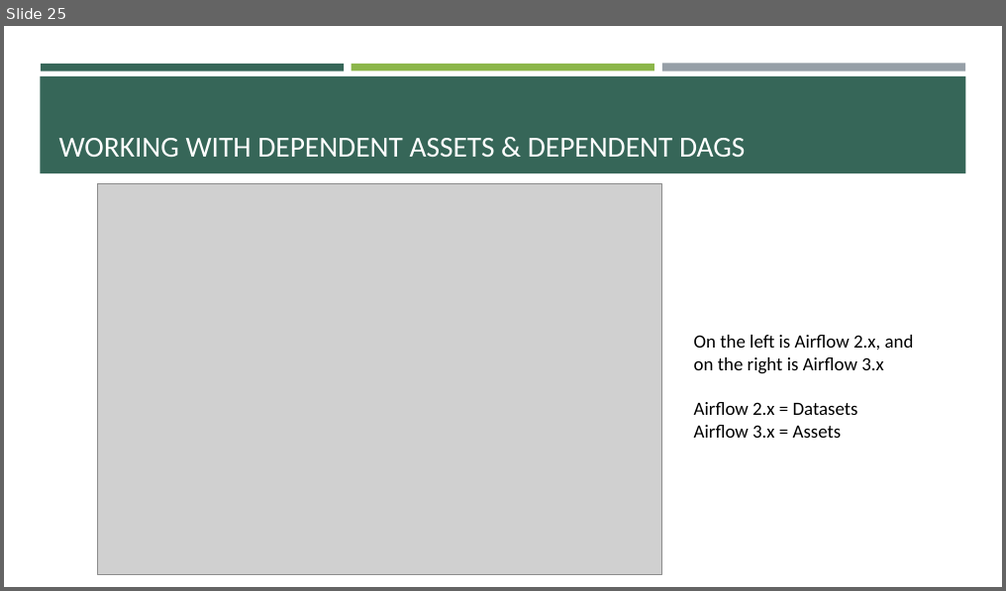
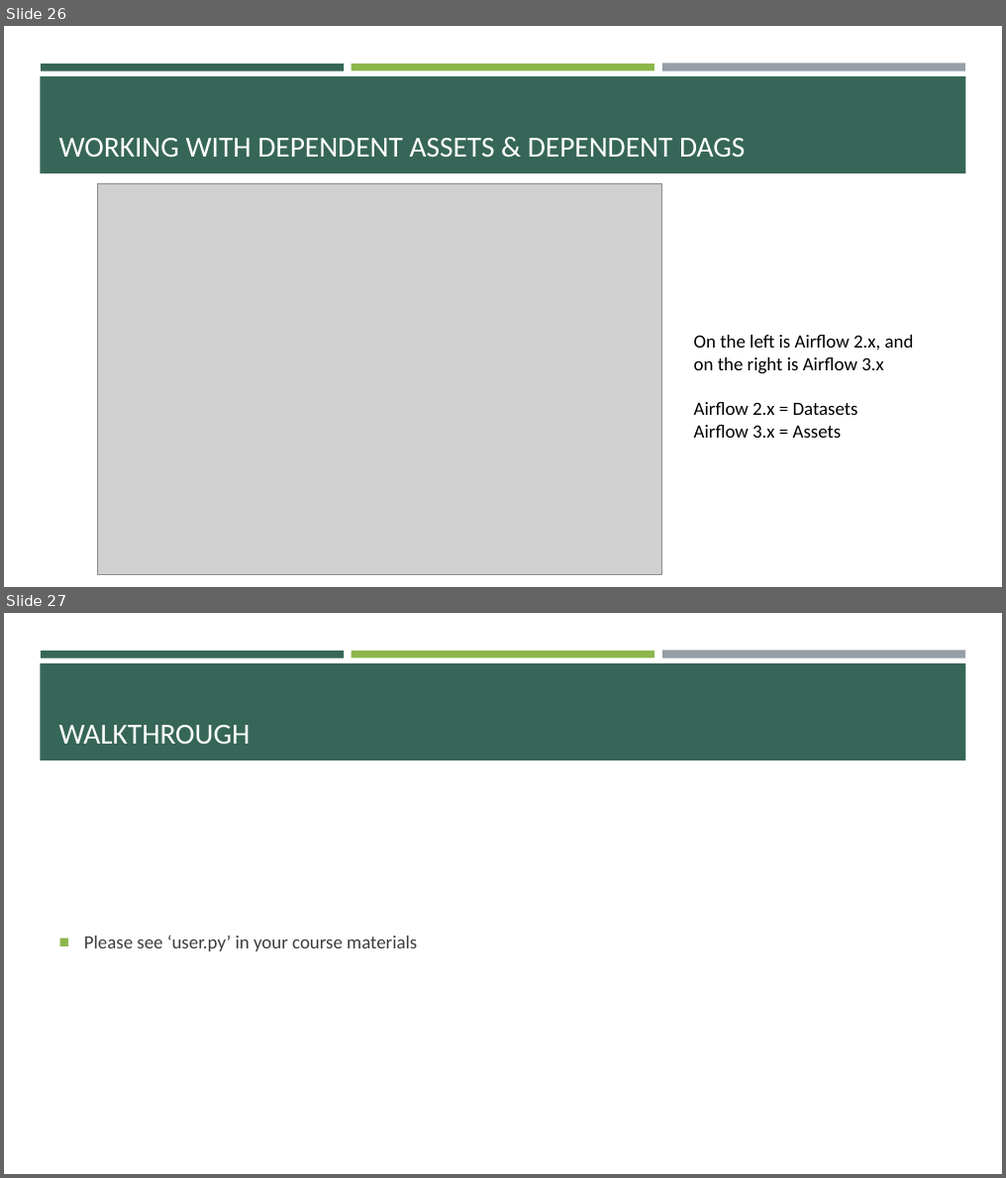
Before and after one commit to e-m-wilson/data_engineering, a slide deck: airflow/Airflow.pptx. Shown one above the other, each under a label of ours: slide 25 before the commit, slides 26 and 27 after it. The pictures are 1006x591 and 1006x1178 pixels, drawn with LibreOffice and Linux fonts; fonts in the diff are those of the drawing; grey boxes stand for pictures. Boxes give left, top, right and bottom in pixels: in the first picture for what was removed or moved away, otherwise in the second. Text is boxed around its words. In the diff, an @@ line names an element or a change of style, - is before the commit and + after.

```diff
--- a/airflow/Airflow.pptx
+++ b/airflow/Airflow.pptx
@@ slide 27 added at (4, 613, 1002, 1174), background #FFFFFF; not listed: 4 template elements that a slide beside it also shows @@
@@ title added at (59, 725, 251, 744), 28 pt, text #FFFFFF @@
+WALKTHROUGH
@@ text added at (84, 935, 417, 952), 18 pt, text #3D3D3D @@
+■ Please see ‘user.py’ in your course materials
@@ what was slide 25 is now slide 26 @@
```
Also in this commit, not shown: 1 slide changed, 2 other slides added, 1 slide removed, 6 other files.
